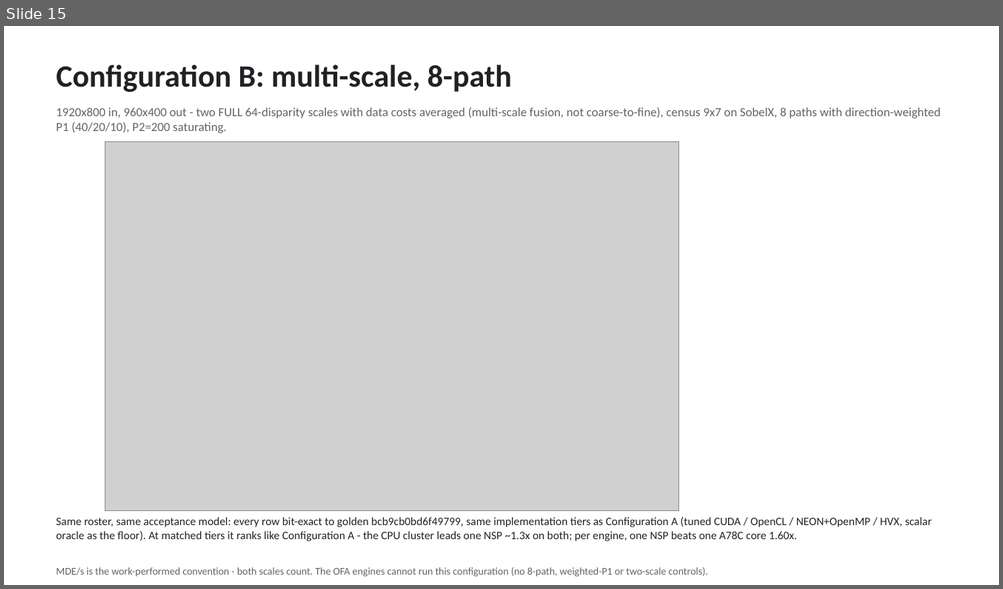
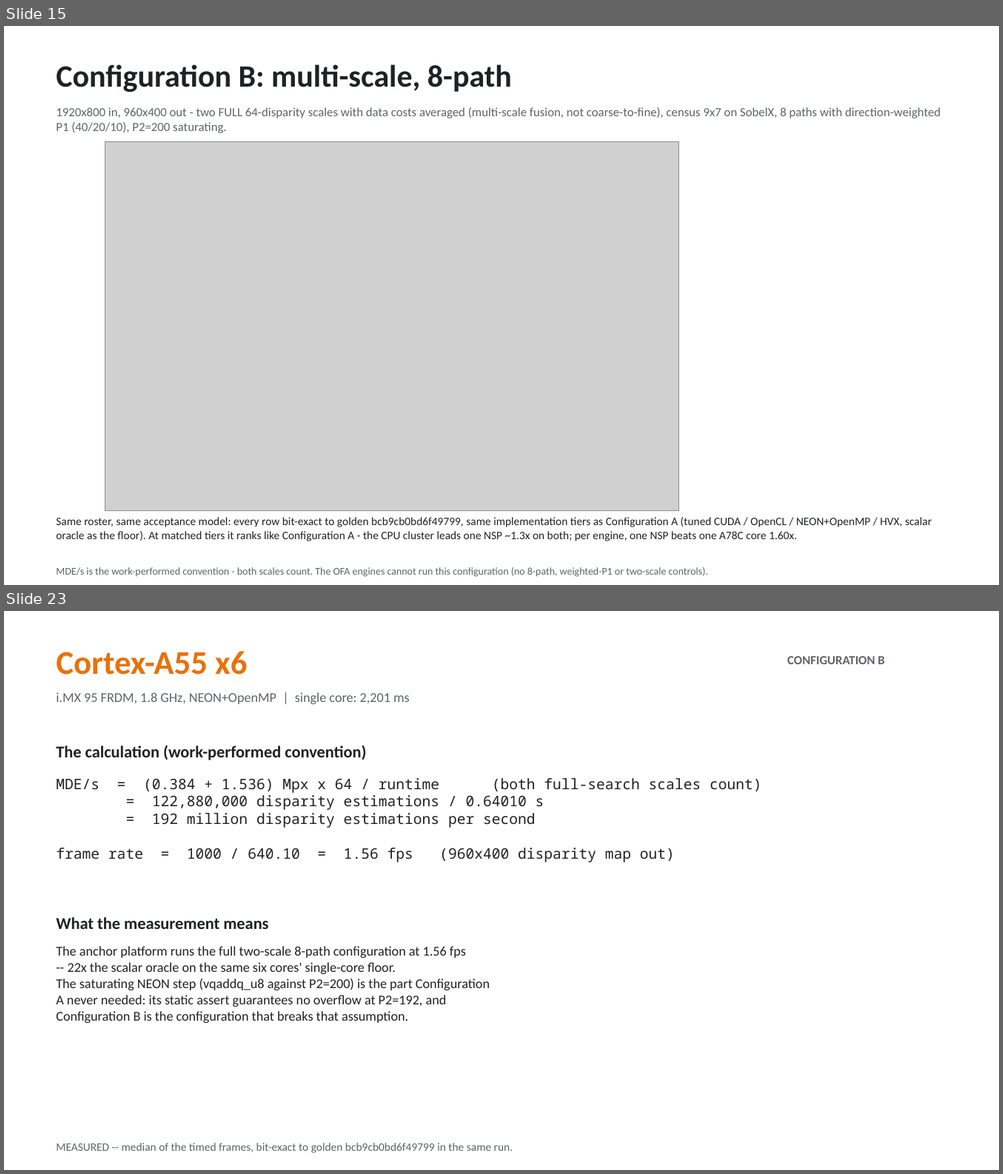
Before and after one commit to kylefoxaustin/sgm-bench, a slide deck: docs/sgm-results.pptx. Shown one above the other, each under a label of ours: slide 15 before the commit, slides 15 and 23 after it; the slides between them are not shown. The pictures are 1003x589 and 1003x1174 pixels, drawn with LibreOffice and Linux fonts; fonts in the diff are those of the drawing; grey boxes stand for pictures. Boxes give left, top, right and bottom in pixels: in the first picture for what was removed or moved away, otherwise in the second. Text is boxed around its words. In the diff, an @@ line names an element or a change of style, - is before the commit and + after.

Commit message:
deck: full per-unit complement for Configuration B (25 slides)
Every Configuration B target gets the same treatment the primary
configuration's units get -- the work-convention arithmetic that produced its
number, then what the measurement means: the generic 8-direction CUDA path
kernel, the A78C tier-artifact correction, the NSP's chain-band diagonals and
the argmin-key lesson, the saturating NEON step, and the oracle's pinned
choices. Deck reads A summary / A units / real imagery / B chart / B units.

```diff
--- a/docs/sgm-results.pptx
+++ b/docs/sgm-results.pptx
@@ slide 23 added at (4, 611, 999, 1170), background #FFFFFF @@
@@ text added at (56, 651, 247, 675), 32 pt, text #E8710A, bold @@
+Cortex-A55 x6
@@ text added at (787, 656, 884, 664), 12 pt, text #5F6368, bold @@
+CONFIGURATION B
@@ text added at (56, 692, 410, 704), 13 pt, text #5F6368 @@
+i.MX 95 FRDM, 1.8 GHz, NEON+OpenMP | single core: 2,201 ms
@@ text added at (56, 745, 366, 760), 16 pt, text #202124, bold @@
+The calculation (work-performed convention)
@@ text added at (56, 778, 762, 863), 14 pt, text #202124 @@
+MDE/s = (0.384 + 1.536) Mpx x 64 / runtime (both full-search scales count)
+= 122,880,000 disparity estimations / 0.64010 s
+= 192 million disparity estimations per second
+frame rate = 1000 / 640.10 = 1.56 fps (960x400 disparity map out)
@@ text added at (56, 917, 268, 929), 16 pt, text #202124, bold @@
+What the measurement means
@@ text added at (56, 946, 489, 1023), 13 pt, text #202124 @@
+The anchor platform runs the full two-scale 8-path configuration at 1.56 fps
+-- 22x the scalar oracle on the same six cores' single-core floor.
+The saturating NEON step (vqaddq_u8 against P2=200) is the part Configuration
+A never needed: its static assert guarantees no overflow at P2=192, and
+Configuration B is the configuration that breaks that assumption.
@@ text added at (56, 1143, 512, 1153), 11 pt, text #5F6368 @@
+MEASURED -- median of the timed frames, bit-exact to golden bcb9cb0bd6f49799 in the same run.
```
Also in this commit, not shown: 9 other slides added, 1 other file.
